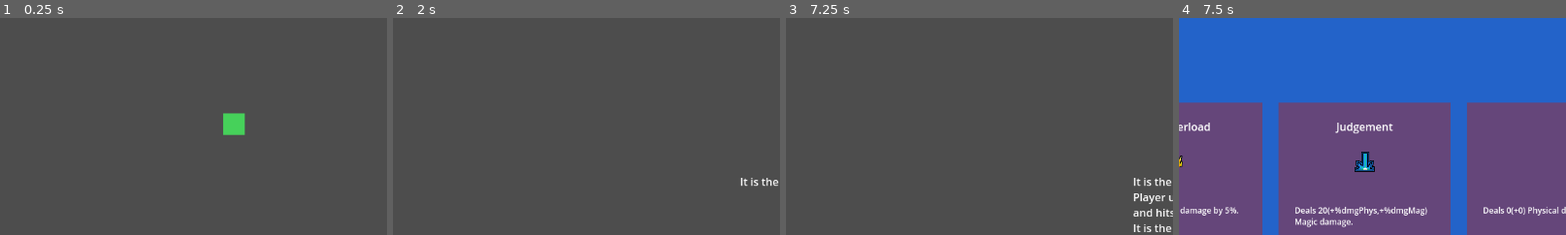
Above: before the commit, frames 1-4 (left to right).
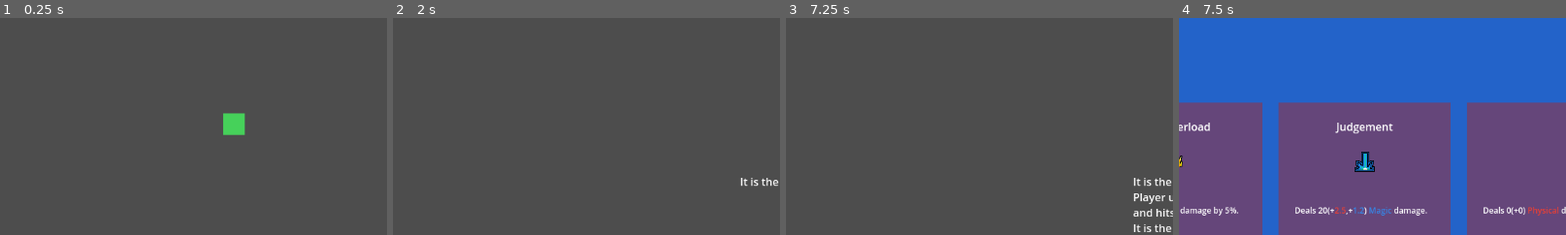
Above: after the commit, the same moments.

Repository: wildbeard/rpg
Game: Godot game, scene res://Scenes/SceneSwitcher.tscn
Two runs of this game, one before a commit and one after it. Both use one fixed random seed, a clock stepped at 60 frames per second and the inputs below.
Inputs (mouse positions are % of the whole screen's width and height, from its top left):
- Up to frame 1 (0.25 s): no input
- Up to frame 2 (2 s): click "Enter Battle" at 0.5 s; click "Slash" at 1.25 s
- Up to frame 3 (7.25 s): tap Enter (ui_accept) at 2, 2.27, 2.75, 3.02, 3.5, 4.52, 5, 5.27, 5.75, 6.02 s; move the mouse to (72, 45) at 2.02 s; hold D (move_right) 2.03-2.78 s; click (72, 45) at 2.17 s; move the mouse to (30, 55) at 2.77 s; hold S (move_down) 2.78-3.53 s; move the mouse to (60, 28) at 3.52 s; hold D (move_right) 3.53-4.28 s; move the mouse to (45, 70) at 4.27 s; hold W (move_up) 4.28-5.03 s; click (45, 70) at 4.42 s; move the mouse to (80, 65) at 5.02 s; hold A (move_left) 5.03-6.5 s; move the mouse to (20, 35) at 5.77 s; click "Fireball" at 6.5 s
- Up to frame 4 (7.5 s): tap Enter (ui_accept) at 7.25 s; move the mouse to (55, 50) at 7.27 s; hold S (move_down) from 7.28 s (still down); click (55, 50) at 7.42 s
The pictures show only the part of the screen within x 17-67%, y 20-70%; the shares and areas given below are measured in that part.

Frames 1-3 are identical in both runs. In frame 4, 1.0% of the frame differs, in the area x 30-98%, y 87-97%.

Commit message:
Add color coded dmg types/numbers

Diff:
--- a/Resources/Ability.gd
+++ b/Resources/Ability.gd
@@ -66,6 +66,9 @@
 ## the Damage Stat Type.
 @export var damage_stat_modifier: Array[float]
 
+var _physicalColor: String = '#eb4034'
+var _magicColor: String = '#3489eb'
+
 func getAttackDamage(stats: CharacterStats, equipment: Dictionary) -> int:
 	var base: int = self.damage_base
 	var statMod: float = self.getDamageFromStats(stats)
@@ -118,7 +121,11 @@
 			roundi(\
 				self.getDamageFromStats(character.characterStats) + self.getDamageFromEquipment(character.getEquippedItems())\
 			),
-		'%dt': func(): return 'Physical' if Ability.DamageType.PHYSICAL == self.damage_type else 'Magic',
+		'%dmgPhys': func(): return '[color=%s]%s[/color]' % [self._physicalColor, self._getPhysicalDamage(character.characterStats)],
+		'%dmgMag': func(): return '[color=%s]%s[/color]' % [self._magicColor, self._getMagicDamage(character.characterStats)],
+		'%dt': func(): return ('[color=%s]Physical[/color]' % self._physicalColor) \
+			if Ability.DamageType.PHYSICAL == self.damage_type \
+			else ('[color=%s]Magic[/color]' % self._magicColor),
 		'%et': self.getElementType,
 		'%h': func(): return self.number_of_hits
 	}
@@ -131,3 +138,23 @@
 func getElementType() -> String:
 	var elType: String = Ability.ElementType.keys()[self.element_type].capitalize()
 	return elType if elType != 'None' else 'N/A'
+
+func _getPhysicalDamage(stats: CharacterStats) -> float:
+	var dmg: float = 0.0
+	var keys: Array = self.DamageAttribute.keys()
+
+	for idx in self.damage_stat_type.size():
+		if keys[idx] == 'PHYSICAL':
+			dmg = ((self.damage_stat_modifier[idx] / 100) * stats.getPhysicalPower())
+
+	return dmg
+
+func _getMagicDamage(stats: CharacterStats) -> float:
+	var dmg: float = 0.0
+	var keys: Array = self.DamageAttribute.keys()
+
+	for idx in self.damage_stat_type.size():
+		if keys[idx] == 'MAGIC':
+			dmg = ((self.damage_stat_modifier[idx] / 100) * stats.getMagicalPower())
+
+	return dmg
